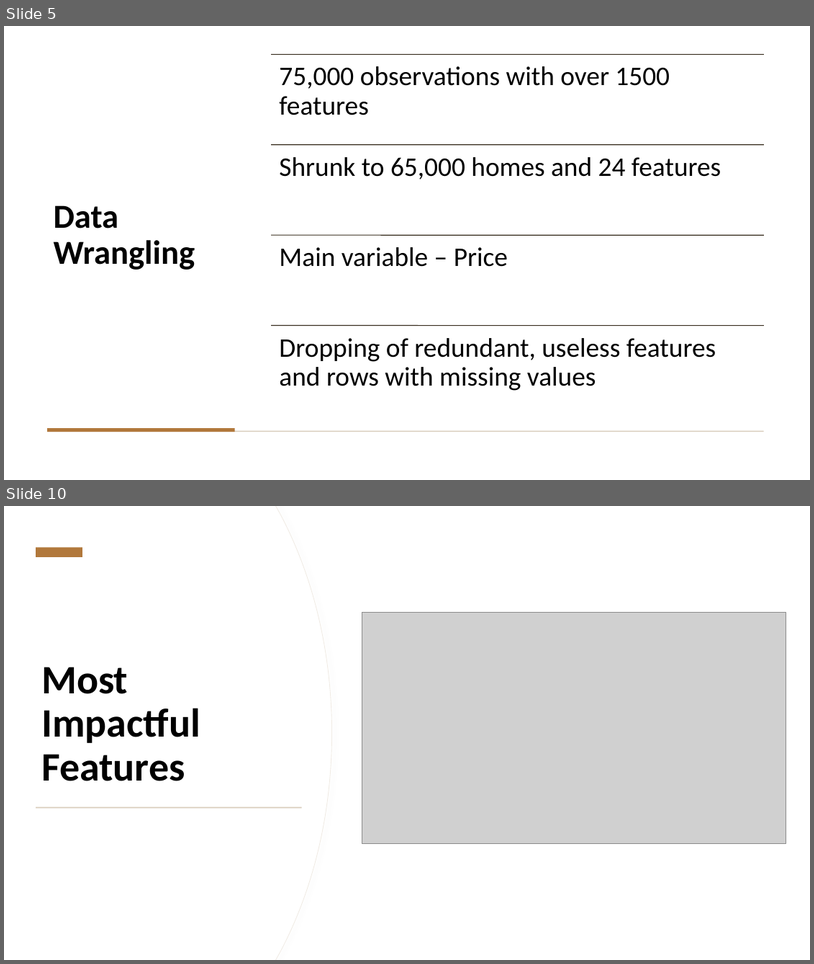
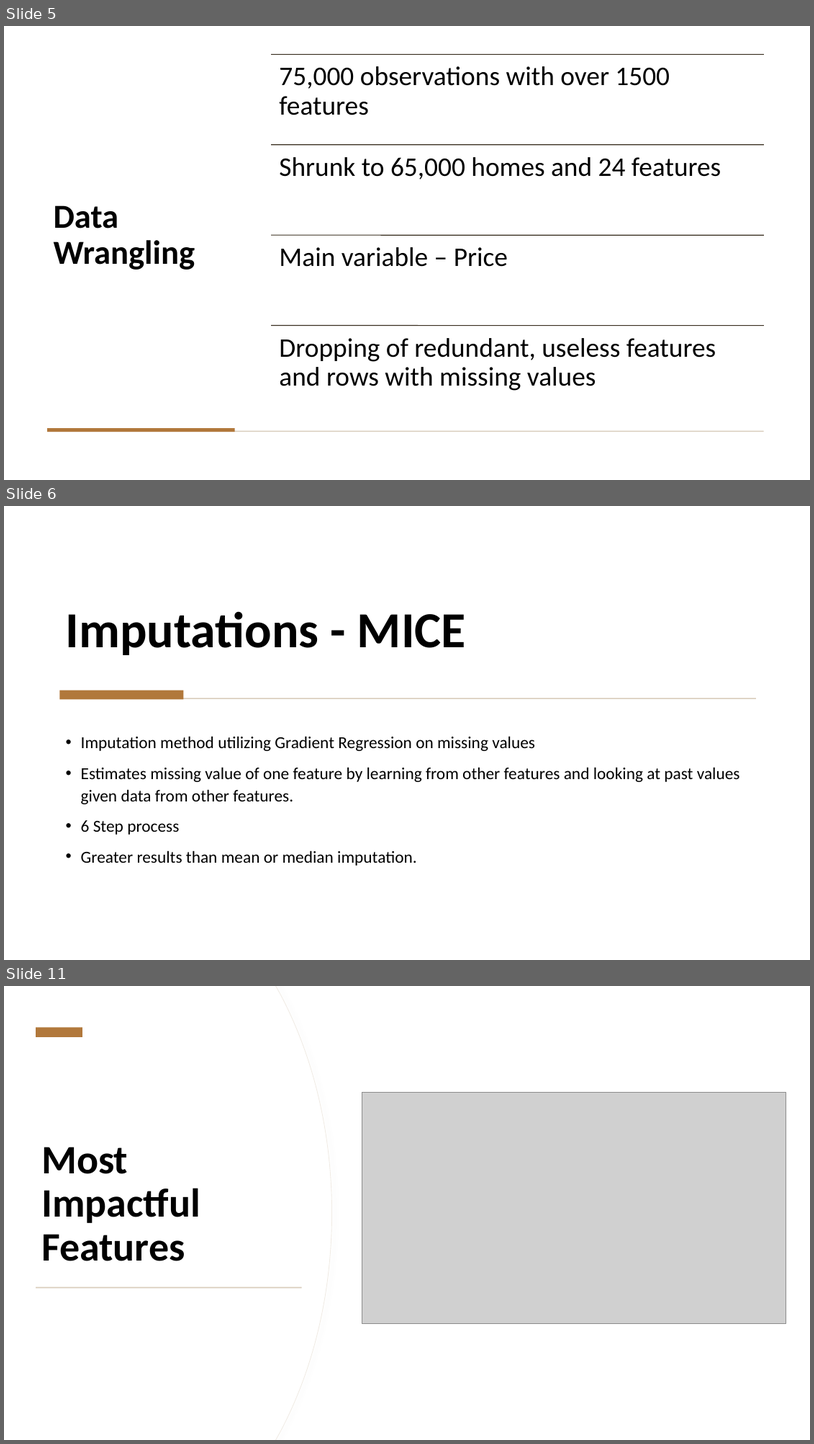
Before and after one commit to izinex/Springboard-Data-Science, a slide deck: Capstone 2/NYC_house_ppt.pptx. Shown one above the other, each under a label of ours: slides 5 and 10 before the commit, slides 5, 6 and 11 after it; the slides between them are not shown. The pictures are 814x964 and 814x1444 pixels, drawn with LibreOffice and Linux fonts; fonts in the diff are those of the drawing; grey boxes stand for pictures. Boxes give left, top, right and bottom in pixels: in the first picture for what was removed or moved away, otherwise in the second. Text is boxed around its words. In the diff, an @@ line names an element or a change of style, - is before the commit and + after.

```diff
--- a/Capstone 2/NYC_house_ppt.pptx
+++ b/Capstone 2/NYC_house_ppt.pptx
@@ slide 6 added at bbox=[4, 506, 810, 960], background #FFFFFF; not listed: 2 template elements that a slide beside it also shows @@
@@ rectangle added at bbox=[4, 506, 810, 960], fill #FFFFFF @@
@@ title added at bbox=[66, 611, 466, 655], 60 pt, text #000000, bold @@
+Imputations - MICE
@@ rectangle added at bbox=[59, 690, 184, 699], fill #B1783B @@
@@ rectangle added at bbox=[62, 698, 756, 699], fill #D9CDBC @@
@@ text added at bbox=[81, 736, 741, 865], 20 pt, text #000000 @@
+• Imputation method utilizing Gradient Regression on missing values
+• Estimates missing value of one feature by learning from other features and looking at past values given data from other features.
+• 6 Step process
+• Greater results than mean or median imputation.
@@ what was slide 10 is now slide 11 @@
```
Also in this commit, not shown: 4 slides changed, 1 other slide added, 1 slide removed, 6 other files.
